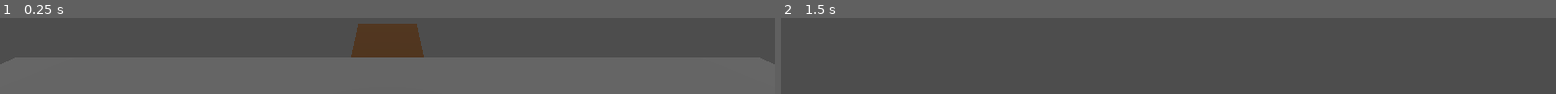
Above: before the commit, frames 1-2 (left to right).
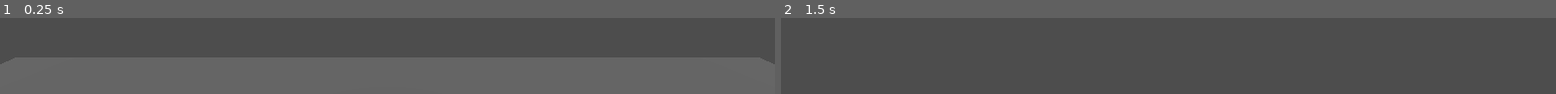
Above: after the commit, the same moments.

Repository: martin1890/DD1349-VT26-Projekt
Game: Godot game, scene res://room.tscn
The game is run twice, just before and just after one commit, with the same random seed, the same clock (stepped at 60 frames per second) and the same inputs. The project has no main scene, so this scene is started directly.
Inputs (mouse positions are in pixels of both pictures, inside the frame that each line leads up to):
- Up to frame 1 (0.25 s): no input
- Up to frame 2 (1.5 s): tap Enter (ui_accept) at 0.5, 0.77, 1.25 s; move the mouse to (outside the picture) at 0.52 s; hold G (climb) 0.53-1.28 s; hold Up (ui_up) from 0.53 s (still down); move the mouse to (outside the picture) at 1.27 s; tap G (climb) at 1.35 s

The runs differ from the first frame. In frame 1, 3.8% of the frame differs, in the area x 45-55%, y 7-52%; in frame 2, nothing differs.

Commit message:
Added a lift and pressure plate
Added a lift that can be activated with a pressure plate. The pressure plate is separate object that can be used for more things than just lifts.

Diff:
--- a/DD1349-VT26-Projekt-main/room-generator/Rooms/RoomComponents/climb_wall.tscn
+++ b/DD1349-VT26-Projekt-main/room-generator/Rooms/RoomComponents/climb_wall.tscn
@@ -1,18 +1,17 @@
 [gd_scene format=3 uid="uid://u06rejolblad"]
 
-[ext_resource type="Script" uid="uid://c4rf7jlui5cvd" path="res://Rooms/RoomComponents/climb_wall.gd" id="1_wuj3o"]
-
 [sub_resource type="BoxShape3D" id="BoxShape3D_p6tlb"]
+size = Vector3(3, 5, 0.5)
 
 [sub_resource type="ORMMaterial3D" id="ORMMaterial3D_p6tlb"]
 albedo_color = Color(0, 0.54901963, 0, 1)
 
 [sub_resource type="BoxMesh" id="BoxMesh_wuj3o"]
+size = Vector3(3, 5, 0.5)
 
 [node name="Climb_wall" type="StaticBody3D" unique_id=88695029 groups=["climbable"]]
 collision_layer = 4
 collision_mask = 4
-script = ExtResource("1_wuj3o")
 
 [node name="CollisionShape3D" type="CollisionShape3D" parent="." unique_id=2132132601]
 transform = Transform3D(1, 0, 0, 0, 1, 0, 0, 0, 1, 0, 0, 0.03289807)
--- /dev/null
+++ b/DD1349-VT26-Projekt-main/room-generator/Rooms/RoomComponents/lift.tscn
@@ -0,0 +1,22 @@
+[gd_scene format=3 uid="uid://ch3htm2r0pvv4"]
+
+[ext_resource type="Script" uid="uid://b2xqf4fk86cxj" path="res://lift.gd" id="1_rg1wd"]
+
+[sub_resource type="StandardMaterial3D" id="StandardMaterial3D_rg1wd"]
+albedo_color = Color(0.15933204, 0.0074253236, 0.4368394, 1)
+
+[sub_resource type="BoxMesh" id="BoxMesh_msi17"]
+material = SubResource("StandardMaterial3D_rg1wd")
+size = Vector3(5, 0.3, 5)
+
+[sub_resource type="BoxShape3D" id="BoxShape3D_elcv5"]
+size = Vector3(5, 0.3, 5)
+
+[node name="Lift" type="AnimatableBody3D" unique_id=83085735]
+script = ExtResource("1_rg1wd")
+
+[node name="MeshInstance3D" type="MeshInstance3D" parent="." unique_id=407597455]
+mesh = SubResource("BoxMesh_msi17")
+
+[node name="CollisionShape3D" type="CollisionShape3D" parent="." unique_id=2138124193]
+shape = SubResource("BoxShape3D_elcv5")
--- /dev/null
+++ b/DD1349-VT26-Projekt-main/room-generator/Rooms/RoomComponents/pressure_plate.gd
@@ -0,0 +1,41 @@
+extends Node3D
+
+signal plate_activated(is_active: bool)
+
+@export var sink_distance: float = 0.15
+@export var transition_speed: float = 0.2 # Fixed typo here
+
+@onready var plate_mesh = $plate_area/MeshInstance3D
+
+var original_y: float
+
+func _ready():
+	original_y = plate_mesh.position.y
+	$plate_area.body_entered.connect(_on_entered)
+	$plate_area.body_exited.connect(_on_exited)
+
+func _on_entered(body):
+	# Check the body itself, OR check the ultimate owner of the body
+	var is_player = body.is_in_group("player") or (body.owner and body.owner.is_in_group("player"))
+
+	if is_player:
+		print("PLAYER DETECTED - Sinking Plate")
+		animate_plate(original_y - sink_distance)
+		plate_activated.emit(true)
+	else:
+		# This will tell us exactly what weird sub-node is touching the plate
+		var owner_name = body.owner.name if body.owner else "No Owner"
+		print("Ignored Collision -> Node: ", body.name, " | Owner: ", owner_name)
+
+func _on_exited(body):
+	var is_player = body.is_in_group("player") or (body.owner and body.owner.is_in_group("player"))
+
+	if is_player:
+		print("PLAYER LEFT - Raising Plate")
+		animate_plate(original_y)
+		plate_activated.emit(false)
+# THE CUSTOM FUNCTION
+func animate_plate(target_y: float):
+	var tween = create_tween()
+	tween.set_trans(Tween.TRANS_SINE).set_ease(Tween.EASE_OUT)
+	tween.tween_property(plate_mesh, "position:y", target_y, transition_speed)
--- /dev/null
+++ b/DD1349-VT26-Projekt-main/room-generator/Rooms/RoomComponents/pressure_plate.tscn
@@ -0,0 +1,27 @@
+[gd_scene format=3 uid="uid://c8kntgkqwcvm7"]
+
+[ext_resource type="Script" uid="uid://bs6ua4br4chww" path="res://Rooms/RoomComponents/pressure_plate.gd" id="1_b5q1e"]
+
+[sub_resource type="BoxMesh" id="BoxMesh_nxbai"]
+size = Vector3(1, 0.1, 1)
+
+[sub_resource type="BoxMesh" id="BoxMesh_b5q1e"]
+size = Vector3(1, 0.1, 1)
+
+[sub_resource type="BoxShape3D" id="BoxShape3D_0x00k"]
+size = Vector3(1, 0.1, 1)
+
+[node name="pressure_plate" type="Node3D" unique_id=1451941856]
+script = ExtResource("1_b5q1e")
+
+[node name="MeshInstance3D" type="MeshInstance3D" parent="." unique_id=559573209]
+mesh = SubResource("BoxMesh_nxbai")
+
+[node name="plate_area" type="Area3D" parent="." unique_id=854412717]
+
+[node name="MeshInstance3D" type="MeshInstance3D" parent="plate_area" unique_id=37475590]
+mesh = SubResource("BoxMesh_b5q1e")
+
+[node name="CollisionShape3D" type="CollisionShape3D" parent="plate_area" unique_id=1329263350]
+transform = Transform3D(1, 0, 0, 0, 1, 0, 0, 0, 1, 0, 0.02, 0)
+shape = SubResource("BoxShape3D_0x00k")
--- a/DD1349-VT26-Projekt-main/room-generator/Rooms/RoomComponents/steve.gd
+++ b/DD1349-VT26-Projekt-main/room-generator/Rooms/RoomComponents/steve.gd
@@ -88,3 +88,7 @@
 	is_climbing = false
 	# Optional: Give a tiny push away from the wall so you don't
 	# immediately re-trigger the raycast if you're spamming G
+
+
+func _on_pressure_plate_plate_activated(is_active: bool) -> void:
+	pass # Replace with function body.
--- a/DD1349-VT26-Projekt-main/room-generator/Rooms/RoomComponents/steve.tscn
+++ b/DD1349-VT26-Projekt-main/room-generator/Rooms/RoomComponents/steve.tscn
@@ -7,7 +7,7 @@
 
 [sub_resource type="CapsuleShape3D" id="CapsuleShape3D_8c8hf"]
 
-[node name="Steve" type="CharacterBody3D" unique_id=408165731]
+[node name="Steve" type="CharacterBody3D" unique_id=408165731 groups=["player"]]
 collision_mask = 5
 safe_margin = 0.005
 script = ExtResource("1_vs3u7")
--- /dev/null
+++ b/DD1349-VT26-Projekt-main/room-generator/lift.gd
@@ -0,0 +1,63 @@
+extends AnimatableBody3D
+
+@export var travel_distance: float = 10.0
+@export var move_speed: float = 3.0
+
+@onready var start_pos = position.y
+@onready var end_pos = position.y + travel_distance
+
+enum Status { AT_BOTTOM, MOVING, AT_TOP }
+var current_status = Status.AT_BOTTOM
+
+# THE SAFETY LATCH
+var waiting_for_exit: bool = false
+
+@onready var plate = $pressure_plate
+
+func _on_pressure_plate_activated(is_active: bool):
+	if current_status == Status.MOVING:
+		return
+
+	# 1. If the player steps OFF the plate, unlock the safety latch
+	if not is_active:
+		waiting_for_exit = false
+		print("Player stepped off. Plate reset and ready.")
+		return
+
+	# 2. If the safety latch is active, ignore the player standing here
+	if waiting_for_exit:
+		return
+
+	# 3. Otherwise, proceed with moving the lift
+	if is_active:
+		if plate:
+			var plate_area = plate.get_node("plate_area")
+			plate_area.set_deferred("monitoring", false)
+
+		var target_y = end_pos if current_status == Status.AT_BOTTOM else start_pos
+		current_status = Status.MOVING
+
+		var duration = abs(position.y - target_y) / move_speed
+		var tween = create_tween()
+		tween.set_trans(Tween.TRANS_SINE).set_ease(Tween.EASE_IN_OUT)
+		tween.tween_property(self, "position:y", target_y, duration)
+
+		tween.finished.connect(_on_lift_arrived.bind(target_y))
+
+func _on_lift_arrived(arrived_y: float):
+	if is_equal_approx(arrived_y, end_pos):
+		current_status = Status.AT_TOP
+		print("Lift arrived at the TOP")
+	else:
+		current_status = Status.AT_BOTTOM
+		print("Lift arrived at the BOTTOM")
+
+	# Lock the lift! It will refuse to move until waiting_for_exit becomes false
+	waiting_for_exit = true
+
+	if plate:
+		var plate_area = plate.get_node("plate_area")
+		plate_area.set_deferred("monitoring", true)
+
+		if plate.has_method("animate_plate"):
+			plate.animate_plate(plate.original_y)
--- a/DD1349-VT26-Projekt-main/room-generator/room.tscn
+++ b/DD1349-VT26-Projekt-main/room-generator/room.tscn
@@ -4,6 +4,9 @@
 [ext_resource type="Script" uid="uid://blrqdogyy8xya" path="res://camera_3d.gd" id="3_4o3f6"]
 [ext_resource type="PackedScene" uid="uid://br6f8taa1kg73" path="res://Rooms/RoomComponents/trapdoor.tscn" id="3_v5vuv"]
 [ext_resource type="PackedScene" uid="uid://8clc6sphlcs1" path="res://Rooms/RoomComponents/button.tscn" id="4_v5vuv"]
+[ext_resource type="PackedScene" uid="uid://u06rejolblad" path="res://Rooms/RoomComponents/climb_wall.tscn" id="5_ka7wq"]
+[ext_resource type="PackedScene" uid="uid://c8kntgkqwcvm7" path="res://Rooms/RoomComponents/pressure_plate.tscn" id="6_x5k2b"]
+[ext_resource type="PackedScene" uid="uid://ch3htm2r0pvv4" path="res://Rooms/RoomComponents/lift.tscn" id="8_42v8c"]
 
 [sub_resource type="BoxShape3D" id="BoxShape3D_bisa2"]
 size = Vector3(10, 1, 10)
@@ -34,11 +37,26 @@
 
 [node name="trapdoor_hinge_step_on" parent="." unique_id=1994545824 instance=ExtResource("3_v5vuv")]
 transform = Transform3D(1, 0, 0, 0, 1, 0, 0, 0, 1, 0, -0.7564249, -5.051187)
+visible = false
 is_step_activated = true
 
 [node name="trapdoor_hinge_button" parent="." unique_id=1042637895 node_paths=PackedStringArray("button") instance=ExtResource("3_v5vuv")]
-transform = Transform3D(1, 0, 0, 0, 1, 0, 0, 0, 1, 3.77113, 1.0515753, 0)
+transform = Transform3D(1, 0, 0, 0, 1, 0, 0, 0, 1, 3.77113, 16.795485, 0)
+visible = false
 button = NodePath("../Button")
 
 [node name="Button" parent="." unique_id=1624754901 instance=ExtResource("4_v5vuv")]
-transform = Transform3D(1, 0, 0, 0, 1, 0, 0, 0, 1, 2.059358, 0.88859653, 0)
+transform = Transform3D(1, 0, 0, 0, 1, 0, 0, 0, 1, 2.059358, 11.911932, 0)
+visible = false
+
+[node name="Climb_wall" parent="." unique_id=88695029 instance=ExtResource("5_ka7wq")]
+transform = Transform3D(1, 0, 0, 0, 1, 0, 0, 0, 1, -4.0662174, 0, 0)
+visible = false
+
+[node name="Lift" parent="." unique_id=83085735 instance=ExtResource("8_42v8c")]
+transform = Transform3D(1, 0, 0, 0, 1, 0, 0, 0, 1, 8.029341, -1.9950051, 0)
+
+[node name="pressure_plate" parent="Lift" unique_id=1451941856 instance=ExtResource("6_x5k2b")]
+transform = Transform3D(1, 0, 0, 0, 1, 0, 0, 0, 1, -0.0004892349, 0.20184147, 0)
+
+[connection signal="plate_activated" from="Lift/pressure_plate" to="Lift" method="_on_pressure_plate_activated"]
Not shown, added: DD1349-VT26-Projekt-main/room-generator/Rooms/RoomComponents/pressure_plate.gd.uid
Not shown, added: DD1349-VT26-Projekt-main/room-generator/lift.gd.uid
